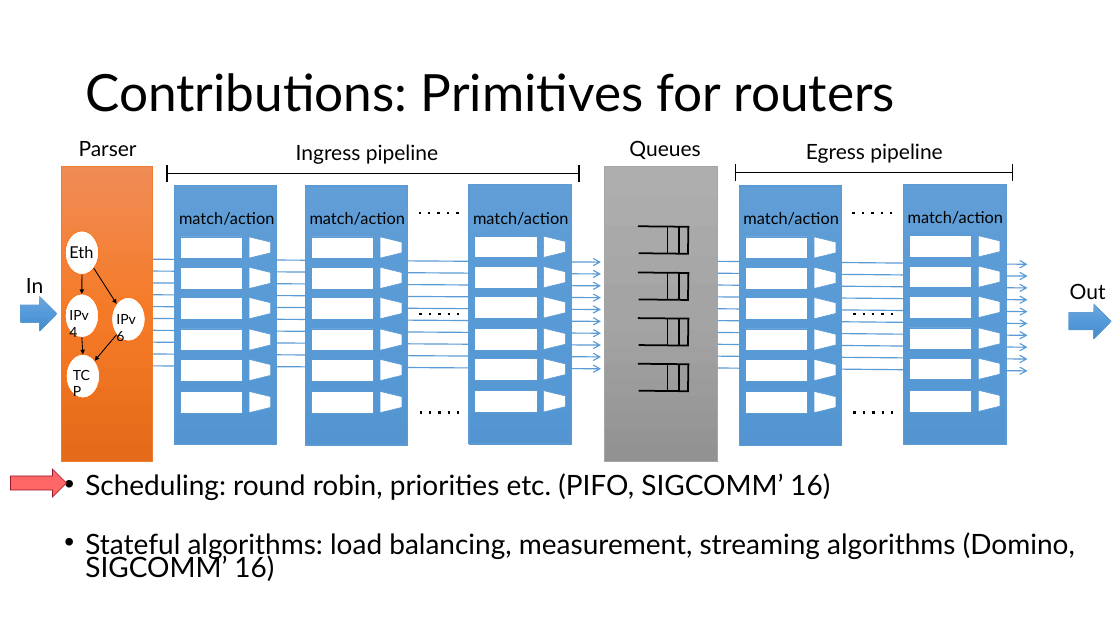
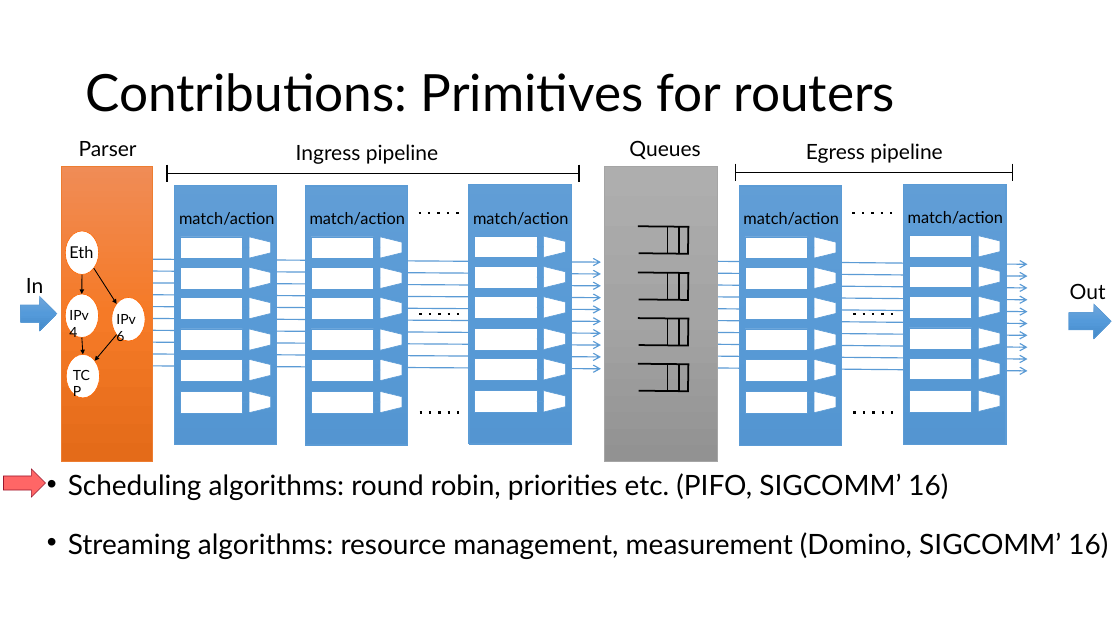
Before and after one commit to anirudhSK/pifo-domino-marple-ppts, a slide deck: slide 7 of combined_domino_pifo.pptx. Drawn at 1120x630 pixels with LibreOffice and Linux fonts; fonts in the diff are those of the drawing. Boxes give left, top, right and bottom in pixels: in the first picture for what was removed or moved away, otherwise in the second. Text is boxed around its words. In the diff, an @@ line names an element or a change of style, - is before the commit and + after.

```diff
--- a/combined_domino_pifo.pptx
+++ b/combined_domino_pifo.pptx
@@ right arrow: place and size @@
-right arrow at [10, 469, 66, 497]
+right arrow at [3, 469, 45, 497]
@@ text at [68, 473, 1108, 559]: text changed @@
-  • Scheduling: round robin, priorities etc. (PIFO, SIGCOMM’ 16)
-  • Stateful algorithms: load balancing, measurement, streaming algorithms (Domino, SIGCOMM’ 16)
+  • Scheduling algorithms: round robin, priorities etc. (PIFO, SIGCOMM’ 16)
+  • Streaming algorithms: resource management, measurement (Domino, SIGCOMM’ 16)
```
Also in this commit, not shown: 12 other slides changed, 1 slide added.
